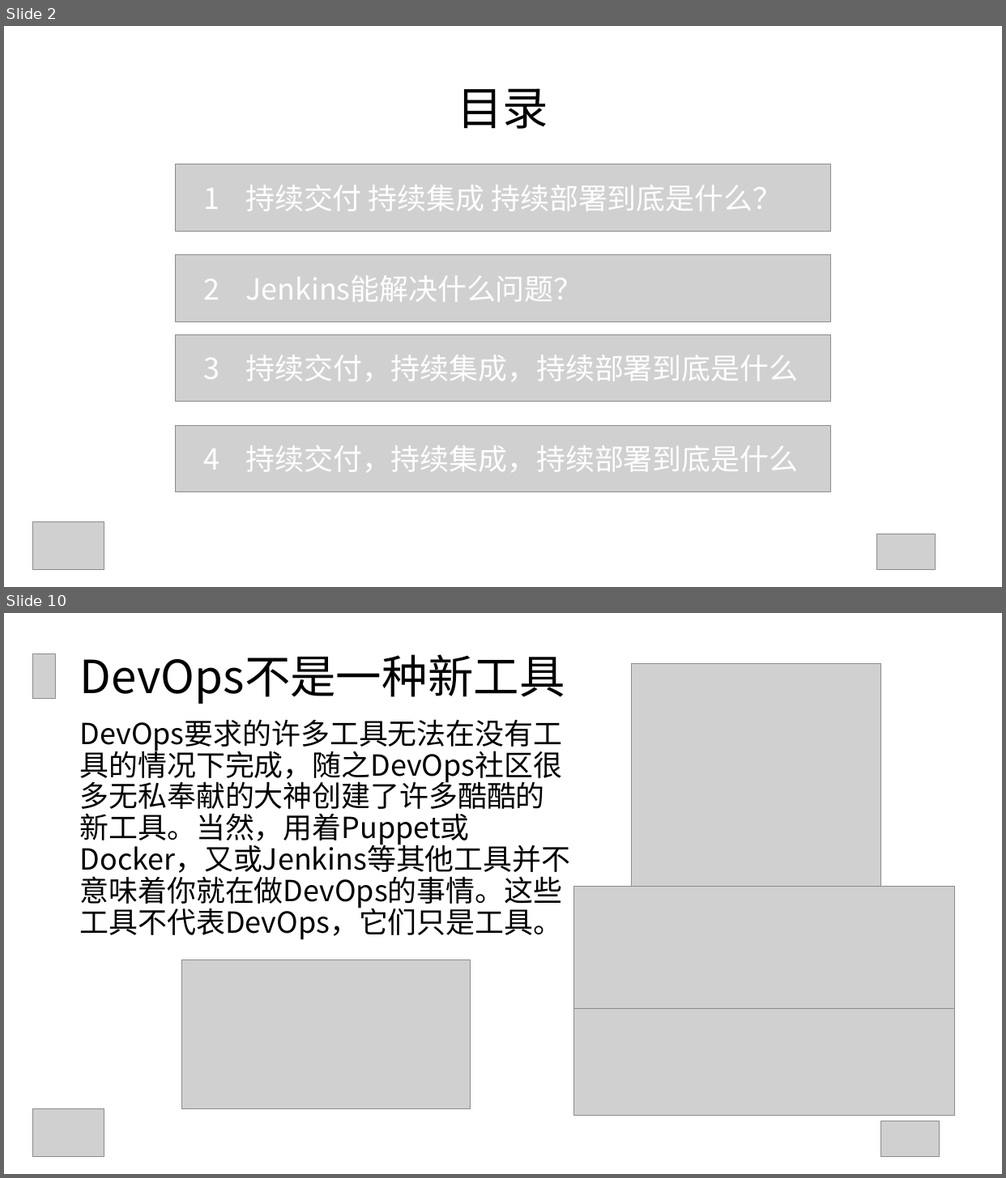
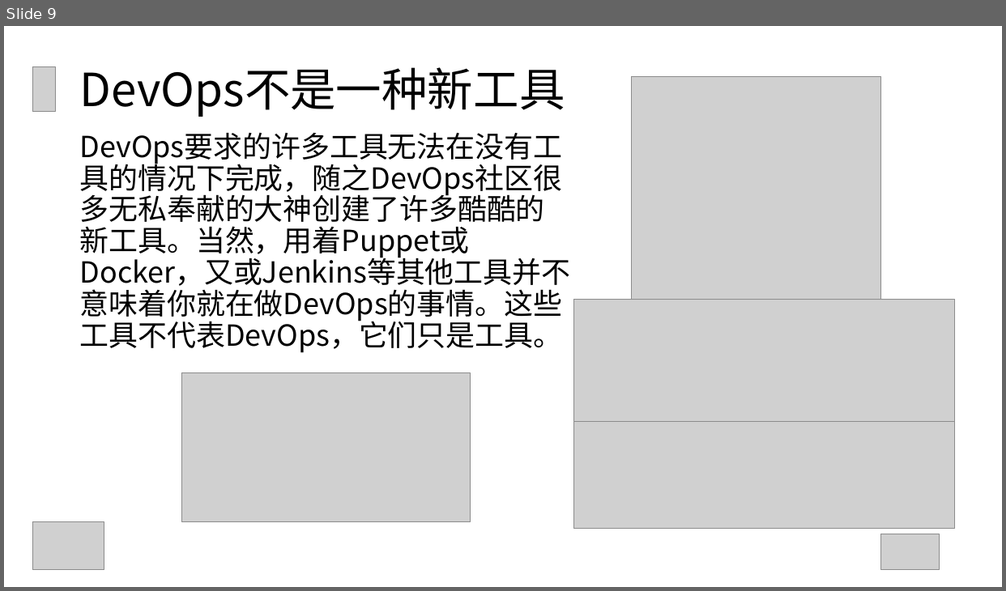
Before and after one commit to GuoxinL/devops-ppt, a slide deck: Jenkins的应用与分享.ppt. Shown one above the other, each under a label of ours: slides 2 and 10 before the commit, slide 9 after it; the slides between them are not shown. The pictures are 1006x1178 and 1006x591 pixels, drawn with LibreOffice and Linux fonts; fonts in the diff are those of the drawing; grey boxes stand for pictures. Boxes give left, top, right and bottom in pixels: in the first picture for what was removed or moved away, otherwise in the second. Text is boxed around its words. In the diff, an @@ line names an element or a change of style, - is before the commit and + after.

```diff
--- a/Jenkins的应用与分享.ppt
+++ b/Jenkins的应用与分享.ppt
@@ slide 2 removed at (x1=4, y1=26, x2=1002, y2=587), background #FFFFFF @@
@@ title removed at (x1=457, y1=88, x2=548, y2=129) @@
-目录
@@ picture removed at (x1=175, y1=165, x2=831, y2=231) @@
@@ text removed at (x1=203, y1=185, x2=782, y2=211) @@
-1 持续交付 持续集成 持续部署到底是什么？
@@ picture removed at (x1=175, y1=255, x2=831, y2=322) @@
@@ text removed at (x1=203, y1=275, x2=582, y2=302) @@
-2 Jenkins能解决什么问题？
@@ picture removed at (x1=175, y1=335, x2=831, y2=402) @@
@@ text removed at (x1=203, y1=355, x2=799, y2=382) @@
-3 持续交付，持续集成，持续部署到底是什么
@@ picture removed at (x1=175, y1=425, x2=831, y2=492) @@
@@ text removed at (x1=203, y1=446, x2=799, y2=472) @@
-4 持续交付，持续集成，持续部署到底是什么
@@ picture removed at (x1=32, y1=522, x2=104, y2=570) @@
@@ picture removed at (x1=877, y1=534, x2=936, y2=570) @@
@@ what was slide 10 is now slide 9 @@
```
Also in this commit, not shown: 10 slides changed, 13 slides added, 6 other slides removed, 4 other files.
